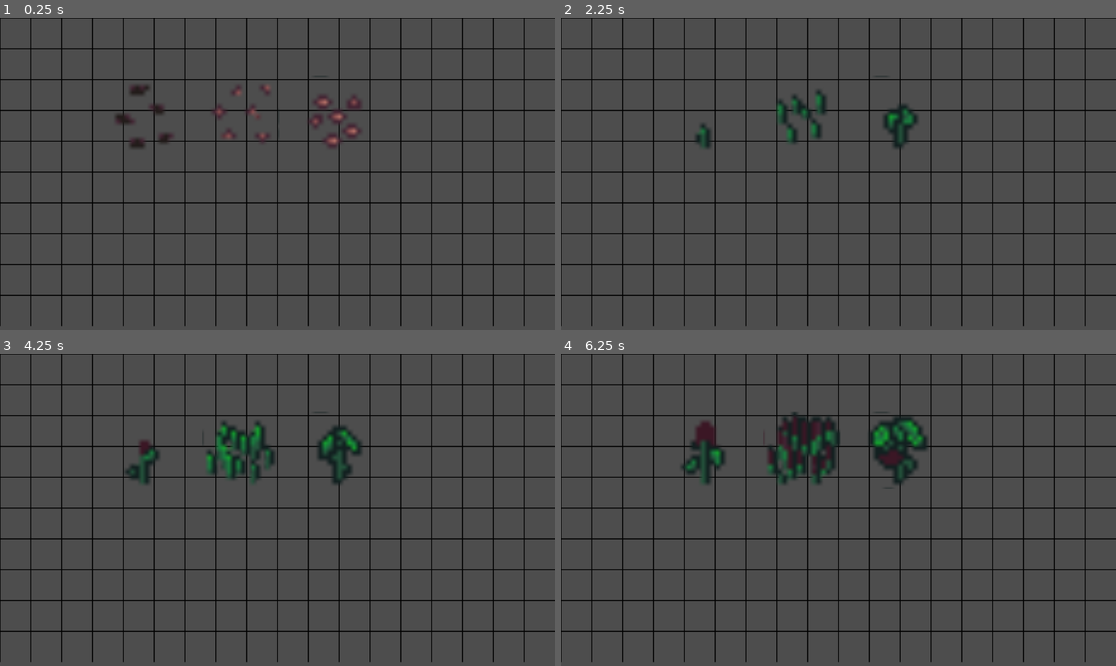
Above: before the commit, frames 1-4 (two rows, left to right).
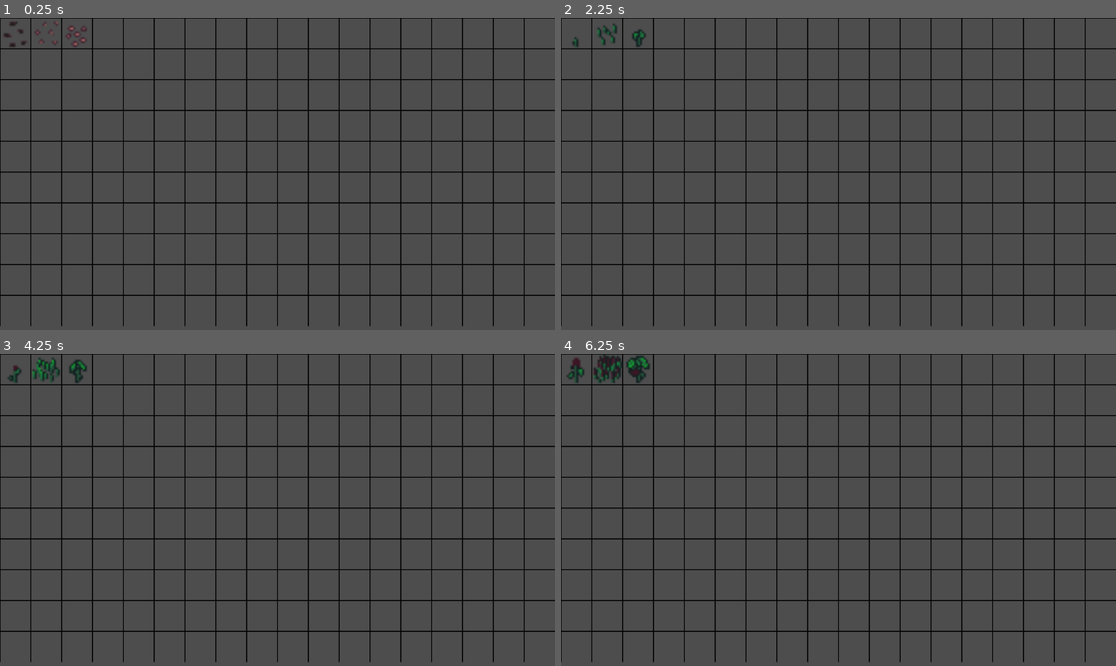
Above: after the commit, the same moments.

Repository: BlueDespero/slavicgamejam2025
Game: Godot game, scene res://main.tscn
Two runs of this game, one before a commit and one after it. Both use one fixed random seed, a clock stepped at 60 frames per second and the inputs below.
Inputs:
- Up to frame 1 (0.25 s): no input
- Up to frame 2 (2.25 s): tap Enter at 0.5, 2 s; tap Space at 1.25 s
- Up to frame 3 (4.25 s): tap Space at 2.75 s; tap Enter at 3.5 s
- Up to frame 4 (6.25 s): tap Space at 5 s

The runs differ from the first frame. In frame 1, 1.1% of the frame differs, in the area x 0-66%, y 1-42%; in frame 2, 1.5%; in frame 3, 3.1%; in frame 4, 5.0%, in the area x 1-67%, y 0-44%.

Commit message:
Adjust scaling and position

Diff:
--- a/main.gd
+++ b/main.gd
@@ -20,9 +20,9 @@
 
 func init_debug_plants() -> void:
 	var plants = [
-		[plant_scene.instantiate(), Vector2(300, 200)],
-		[wheat_scene.instantiate(), Vector2(500, 200)],
-		[tomato_scene.instantiate(), Vector2(700, 200)],
+		[plant_scene.instantiate(), Vector2(32, 32)],
+		[wheat_scene.instantiate(), Vector2(32 + 64, 32)],
+		[tomato_scene.instantiate(), Vector2(32 + 64 + 64, 32)],
 	]
 	for plant in plants:
 		plant[0].position = plant[1]
--- a/plants/TomatoPlant.tscn
+++ b/plants/TomatoPlant.tscn
@@ -54,11 +54,12 @@
 }]
 
 [node name="Tomato" type="RigidBody2D"]
+scale = Vector2(4, 4)
 gravity_scale = 0.0
 script = ExtResource("1_3o3l3")
 metadata/_edit_group_ = true
 
 [node name="AnimatedSprite2D" type="AnimatedSprite2D" parent="."]
-scale = Vector2(10, 10)
+scale = Vector2(4, 4)
 sprite_frames = SubResource("SpriteFrames_5uwo3")
 animation = &"growth"
--- a/plants/WheatPlant.tscn
+++ b/plants/WheatPlant.tscn
@@ -54,11 +54,12 @@
 }]
 
 [node name="Wheat" type="RigidBody2D"]
+scale = Vector2(4, 4)
 gravity_scale = 0.0
 script = ExtResource("1_pc4wn")
 metadata/_edit_group_ = true
 
 [node name="AnimatedSprite2D" type="AnimatedSprite2D" parent="."]
-scale = Vector2(10, 10)
+scale = Vector2(4, 4)
 sprite_frames = SubResource("SpriteFrames_5uwo3")
 animation = &"growth"
--- a/plants/base_plant.gd
+++ b/plants/base_plant.gd
@@ -14,6 +14,9 @@
 
 func grow():
 	"""Grow to the next stage"""
+	if not can_grow():
+		print(plant_name, " can't grow on this field")
+		return
 	if current_stage < growth_stages - 1:
 		current_stage += 1
 		update_sprite()
@@ -33,3 +36,6 @@
 
 func is_fully_grown() -> bool:
 	return current_stage >= growth_stages - 1
+
+func can_grow() -> bool:
+	return true
--- a/plants/plant.tscn
+++ b/plants/plant.tscn
@@ -54,12 +54,13 @@
 }]
 
 [node name="Plant" type="RigidBody2D"]
+scale = Vector2(4, 4)
 collision_mask = 0
 gravity_scale = 0.0
 script = ExtResource("1_2vmhr")
 metadata/_edit_group_ = true
 
 [node name="AnimatedSprite2D" type="AnimatedSprite2D" parent="."]
-scale = Vector2(10, 10)
+scale = Vector2(4, 4)
 sprite_frames = SubResource("SpriteFrames_y0soo")
 animation = &"growth"
